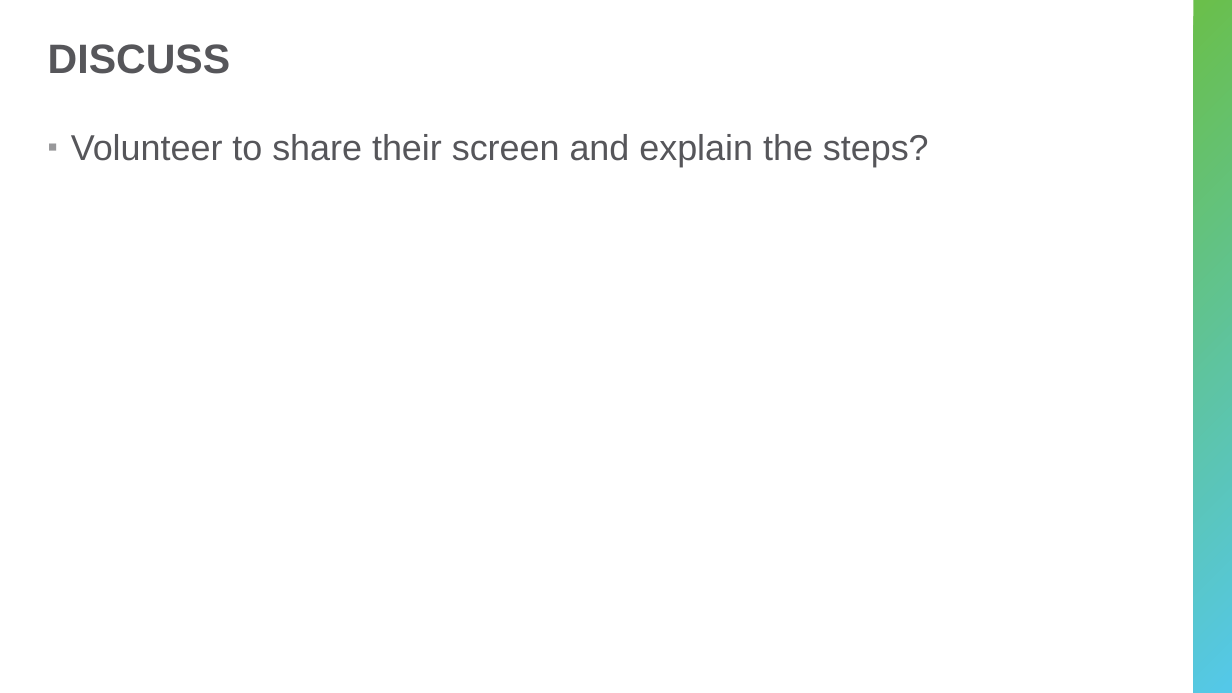
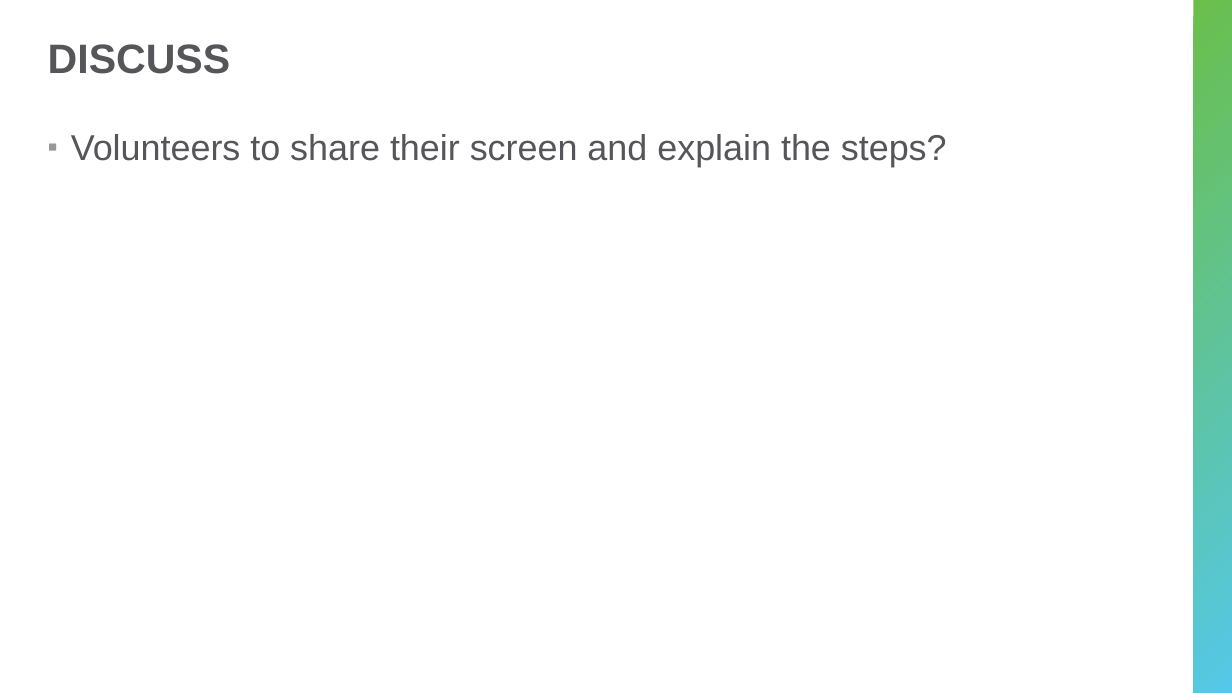
Before and after one commit to hytechcamps/automated-testing, a slide deck: slide 11 of AutomatedTestingForBeginners.pptx. Drawn at 1232x693 pixels with LibreOffice and Linux fonts; fonts in the diff are those of the drawing. Boxes give left, top, right and bottom in pixels: in the first picture for what was removed or moved away, otherwise in the second. Text is boxed around its words. In the diff, an @@ line names an element or a change of style, - is before the commit and + after.

Commit message:
update powerpoint

```diff
--- a/AutomatedTestingForBeginners.pptx
+++ b/AutomatedTestingForBeginners.pptx
@@ text at (x1=71, y1=134, x2=947, y2=167): text changed @@
-▪ Volunteer to share their screen and explain the steps?
+▪ Volunteers to share their screen and explain the steps?
```
Also in this commit, not shown: 2 other slides changed, 2 slides added, 1 slide removed.
